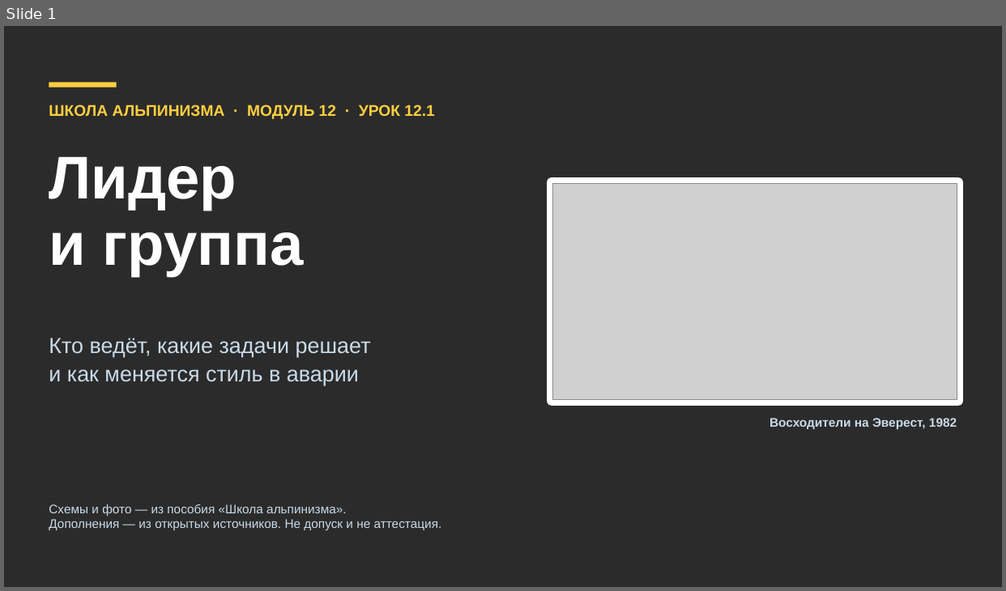
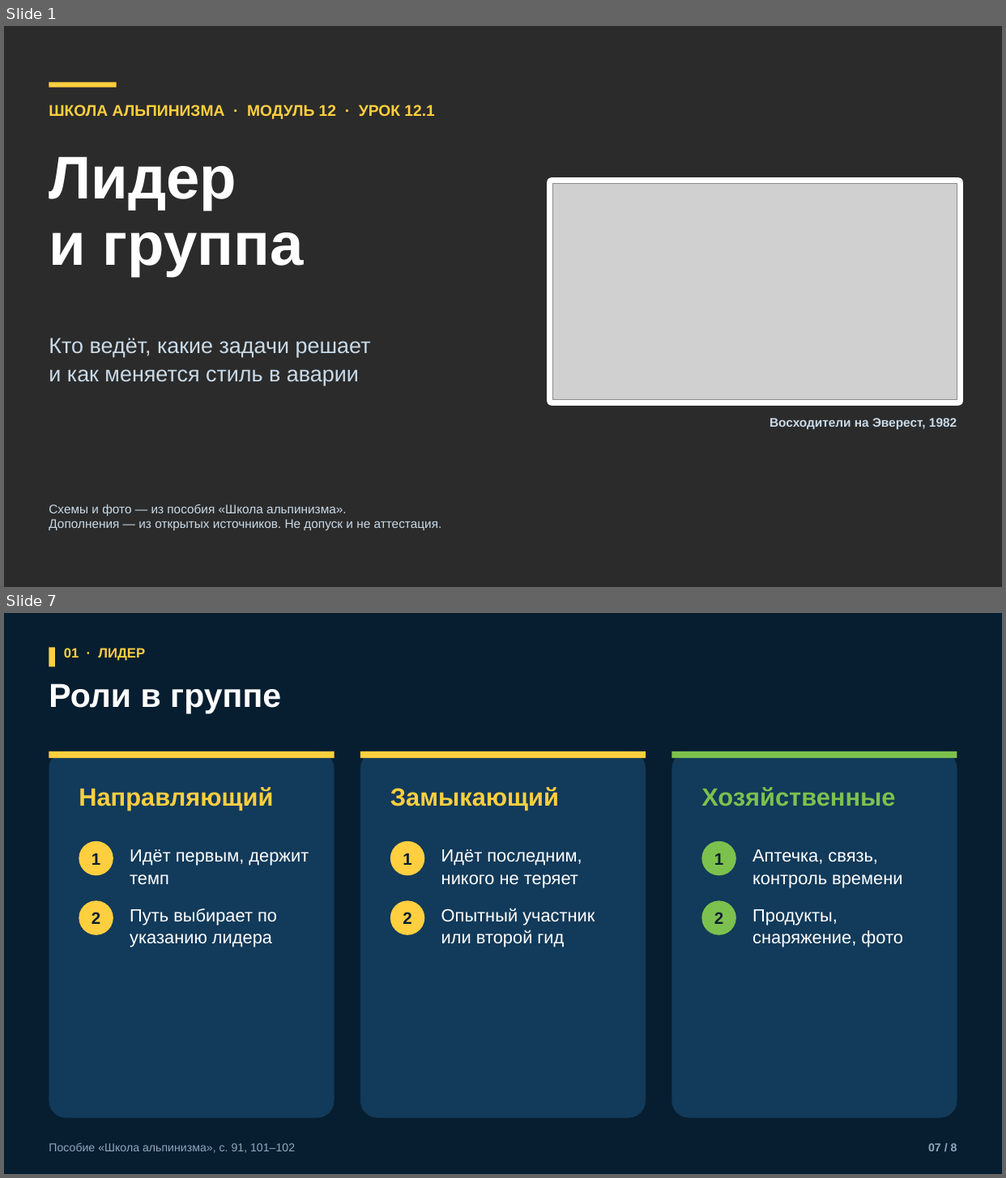
Before and after one commit to kirill54/far-education, a slide deck: presentations/lessons/M12-1_lider.pptx. Shown one above the other, each under a label of ours: slide 1 before the commit, slides 1 and 7 after it; the slides between them are not shown. The pictures are 1006x591 and 1006x1178 pixels, drawn with LibreOffice and Linux fonts; fonts in the diff are those of the drawing; grey boxes stand for pictures; background and template pictures are left out; a plain dark background stands for a picture behind light text. Boxes give left, top, right and bottom in pixels: in the first picture for what was removed or moved away, otherwise in the second. Text is boxed around its words. In the diff, an @@ line names an element or a change of style, - is before the commit and + after.

```diff
--- a/presentations/lessons/M12-1_lider.pptx
+++ b/presentations/lessons/M12-1_lider.pptx
@@ slide 7 added at (4, 613, 1002, 1174), background #071E30 @@
@@ rectangle added at (49, 648, 55, 667), fill #FFCF3F @@
@@ text added at (64, 648, 145, 661), 13 pt, text #FFCF3F, bold @@
+01 · ЛИДЕР
@@ text added at (49, 683, 281, 714), 32 pt, text #FFFFFF, bold @@
+Роли в группе
@@ rounded rectangle added at (49, 752, 334, 1118), fill #123A5A @@
@@ rectangle added at (49, 752, 334, 758), fill #FFCF3F @@
@@ rounded rectangle added at (360, 752, 646, 1118), fill #123A5A @@
@@ rectangle added at (360, 752, 646, 758), fill #FFCF3F @@
@@ rounded rectangle added at (671, 752, 957, 1118), fill #123A5A @@
@@ rectangle added at (671, 752, 957, 758), fill #7CC14E @@
@@ text added at (79, 787, 273, 811), 24 pt, text #FFCF3F, bold @@
+Направляющий
@@ text added at (390, 787, 559, 811), 24 pt, text #FFCF3F, bold @@
+Замыкающий
@@ text added at (701, 787, 895, 806), 24 pt, text #7CC14E, bold @@
+Хозяйственные
@@ ellipse added at (79, 841, 113, 875), fill #FFCF3F, 16 pt, text #071E30, bold @@
+1
@@ text added at (130, 850, 309, 885), 17 pt, text #FFFFFF @@
+Идёт первым, держит темп
@@ ellipse added at (390, 841, 424, 875), fill #FFCF3F, 16 pt, text #071E30, bold @@
+1
@@ text added at (441, 850, 582, 888), 17 pt, text #FFFFFF @@
+Идёт последним, никого не теряет
@@ ellipse added at (701, 841, 736, 875), fill #7CC14E, 16 pt, text #071E30, bold @@
+1
@@ text added at (752, 850, 902, 888), 17 pt, text #FFFFFF @@
+Аптечка, связь, контроль времени
@@ ellipse added at (79, 901, 113, 935), fill #FFCF3F, 16 pt, text #071E30, bold @@
+2
@@ ellipse added at (390, 901, 424, 935), fill #FFCF3F, 16 pt, text #071E30, bold @@
+2
@@ ellipse added at (701, 901, 736, 935), fill #7CC14E, 16 pt, text #071E30, bold @@
+2
@@ text added at (130, 909, 277, 948), 17 pt, text #FFFFFF @@
+Путь выбирает по указанию лидера
@@ text added at (441, 908, 594, 948), 17 pt, text #FFFFFF @@
+Опытный участник или второй гид
@@ text added at (752, 909, 903, 948), 17 pt, text #FFFFFF @@
+Продукты, снаряжение, фото
@@ text added at (49, 1144, 295, 1153), 11 pt, text #8FA8BC @@
+Пособие «Школа альпинизма», с. 91, 101–102
@@ text added at (928, 1144, 957, 1152), 11 pt, text #8FA8BC, bold @@
+07 / 8
```
Also in this commit, not shown: 4 slides changed, 2 other slides added, 10 other files.
